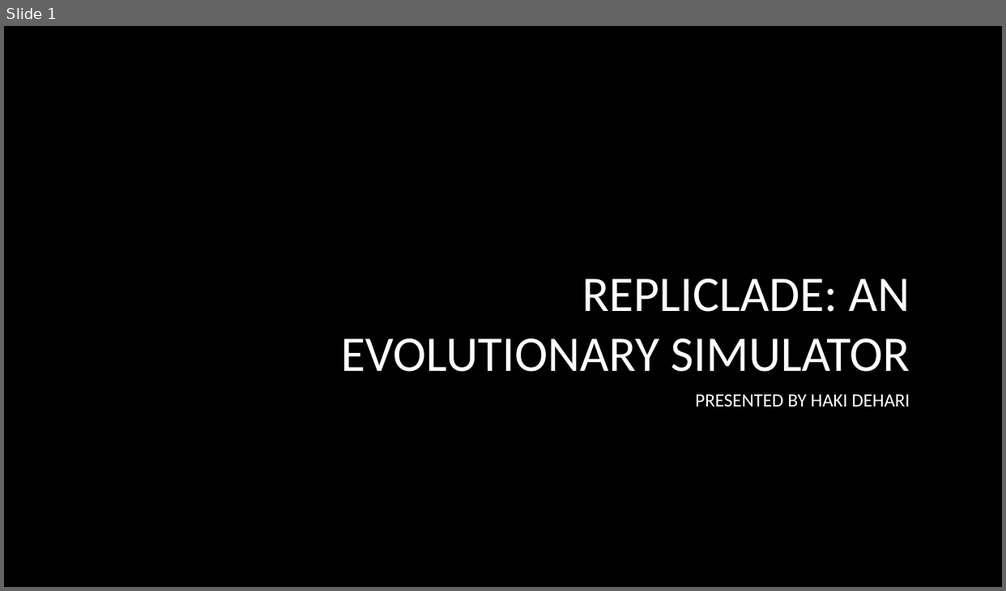
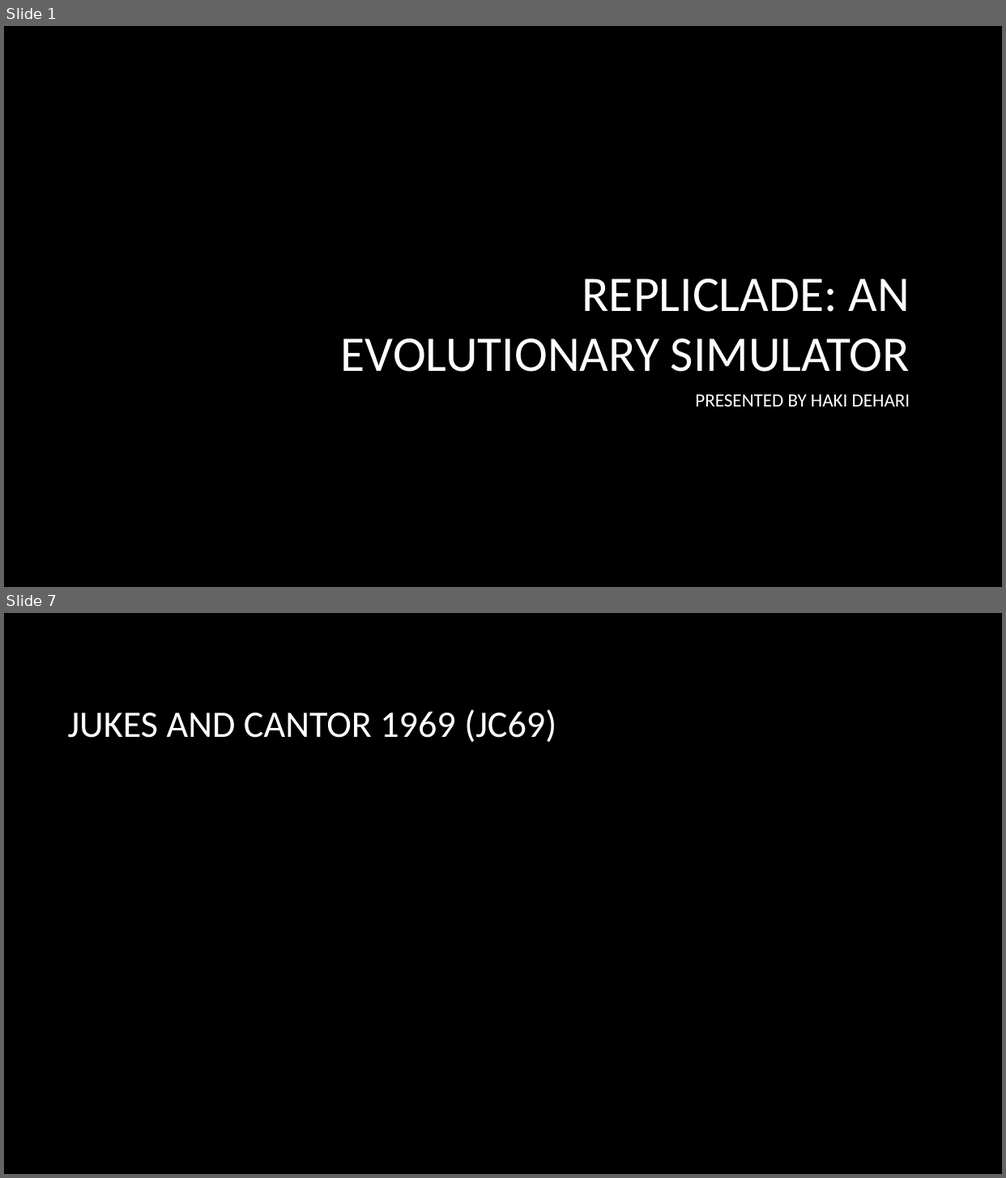
Before and after one commit to hakidehari/RepliClade, a slide deck: Repliclade_final/Repliclade.pptx. Shown one above the other, each under a label of ours: slide 1 before the commit, slides 1 and 7 after it; the slides between them are not shown. The pictures are 1006x591 and 1006x1178 pixels, drawn with LibreOffice and Linux fonts; fonts in the diff are those of the drawing; grey boxes stand for pictures; background and template pictures are left out. Boxes give left, top, right and bottom in pixels: in the first picture for what was removed or moved away, otherwise in the second. Text is boxed around its words. In the diff, an @@ line names an element or a change of style, - is before the commit and + after.

```diff
--- a/Repliclade_final/Repliclade.pptx
+++ b/Repliclade_final/Repliclade.pptx
@@ slide 7 added at (4,613,1002,1174), background picture (left out) @@
@@ title added at (68,709,556,743), 36 pt, text #FFFFFF @@
+JUKES AND CANTOR 1969 (JC69)
```
Also in this commit, not shown: 5 other slides added, 1 other file.
